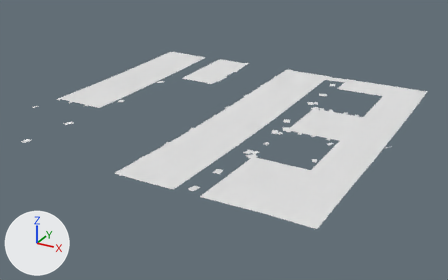
The FBX model unreal/Signal47/Tools/calichestreet/ground/exports/SM_Caliche_Surface.fbx, before and after one commit.
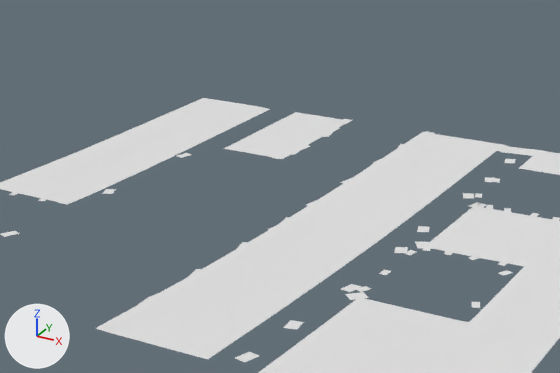
Each version appears first whole from a camera (50 mm lens) standing at (61.9, -96.5, 49.4) and looking at (7.0, 3.4, -0.5), and next in a close-up on the part from 14% to 80% of the width and 0% to 70% of the height. Arrows for +X, +Y and +Z are at lower left; the lights stay in place. The first two pictures are the older version. Materials are left out; every surface is plain grey. Vertices at exactly the same position are counted once.

The first close-up shows 'SM_Caliche_Surface'.
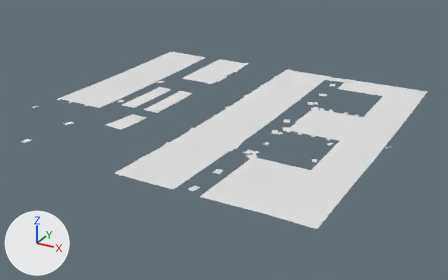
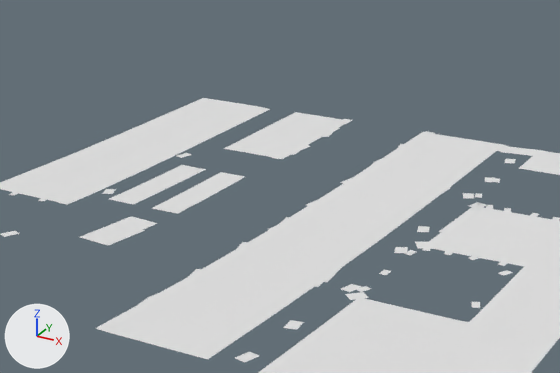
What differs and where, as boxes (x1, y1, x2, y2) in the close-ups (560 x 373 px):
part 1 of me_sm_caliche_surface_001, added
    after: (109, 165, 206, 204)
part 2 of me_sm_caliche_surface_001, added
    after: (152, 172, 245, 214)
part 3 of me_sm_caliche_surface_001, added
    after: (80, 216, 158, 245)

The change, as a list of edits to the scene's bpy script:
```text
Change me_sm_caliche_surface_001:
    used by ob_sm_caliche_surface; location = (0.0, 0.0, 0.0)
    remove me_sm_caliche_surface_001.from_pydata(...)  # 7099 vertices, 11602 faces; spans x -29.3..39.8, y -28.7..39.1, z 4.1..5.8
    add me_sm_caliche_surface_001.from_pydata(...)  # 11424 vertices, 19568 faces; spans x -29.3..39.8, y -28.7..39.1, z 4.1..5.8
    me_sm_caliche_surface_001 part 1: a new loose piece of 451 vertices spanning x -14.9..-11.3, y -1.2..12.8, z 4.3..4.5
    me_sm_caliche_surface_001 part 2: a new loose piece of 451 vertices spanning x -9.3..-5.7, y -1.2..12.8, z 4.3..4.5
    me_sm_caliche_surface_001 part 3: a new loose piece of 305 vertices spanning x -10.1..-5.7, y -12.5..-4.3, z 4.6..4.9
    other edits to the shape of me_sm_caliche_surface_001 do not show in these pictures
```
